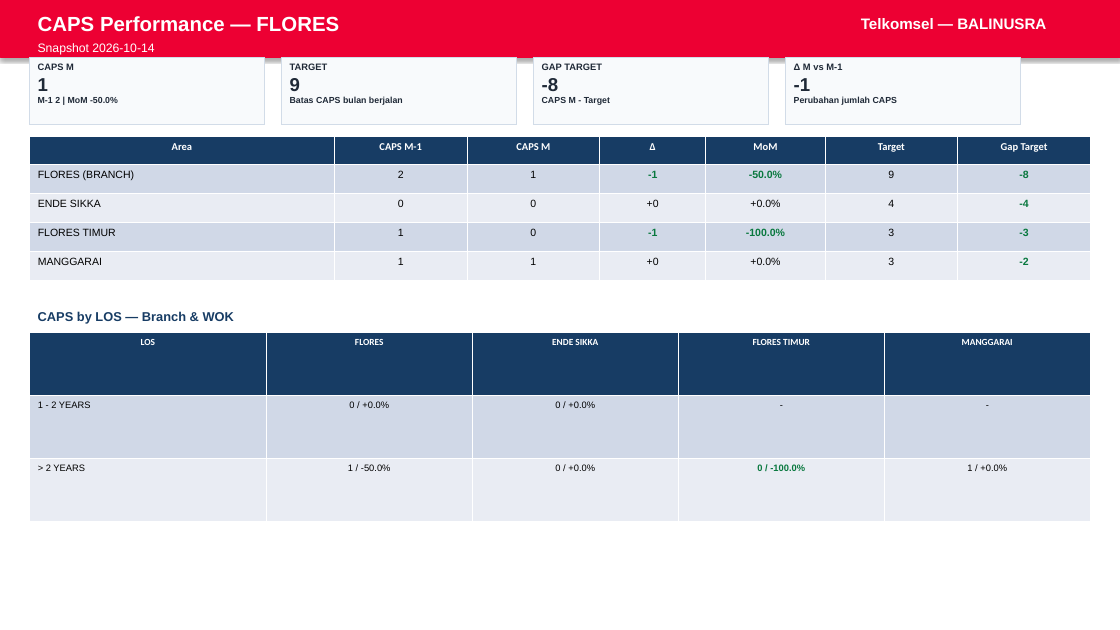
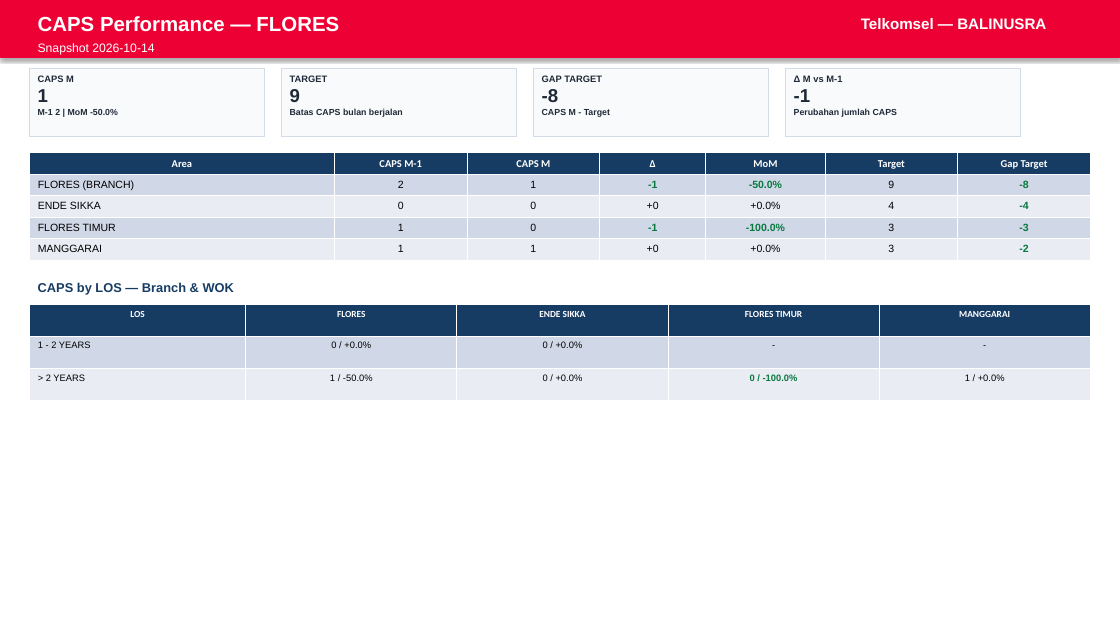
Before and after one commit to linktreehhbalnus-eng/wow_balnus, a slide deck: slide 12 of beta_12wok/reports/BRANCH_FLORES_PERFORMANCE_SUMMARY_20261014_INARA.pptx. Drawn at 1120x630 pixels with LibreOffice and Linux fonts; fonts in the diff are those of the drawing. Boxes give left, top, right and bottom in pixels: in the first picture for what was removed or moved away, otherwise in the second. Text is boxed around its words. In the diff, an @@ line names an element or a change of style, - is before the commit and + after.

```diff
--- a/beta_12wok/reports/BRANCH_FLORES_PERFORMANCE_SUMMARY_20261014_INARA.pptx
+++ b/beta_12wok/reports/BRANCH_FLORES_PERFORMANCE_SUMMARY_20261014_INARA.pptx
@@ 4 rectangles: place and size @@
-4 rectangles at [29, 57, 1021, 124]
+4 rectangles at [29, 69, 1021, 136]
@@ table: place and size @@
-table at [29, 136, 1091, 281]
+table at [29, 153, 1091, 260]
@@ text "CAPS by LOS — Branch ...": place and size @@
-text "CAPS by LOS — Branch ..." at [38, 311, 234, 323]
+text "CAPS by LOS — Branch ..." at [38, 282, 234, 295]
@@ table: place and size @@
-table at [29, 333, 1090, 522]
+table at [29, 304, 1090, 401]
```
Also in this commit, not shown: 1 other slide changed, 11 other files.
